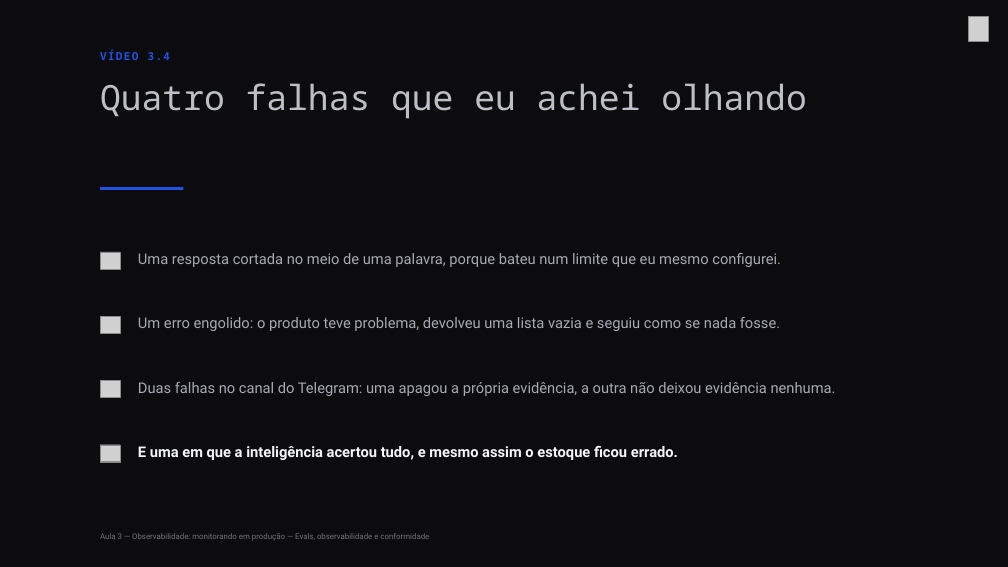
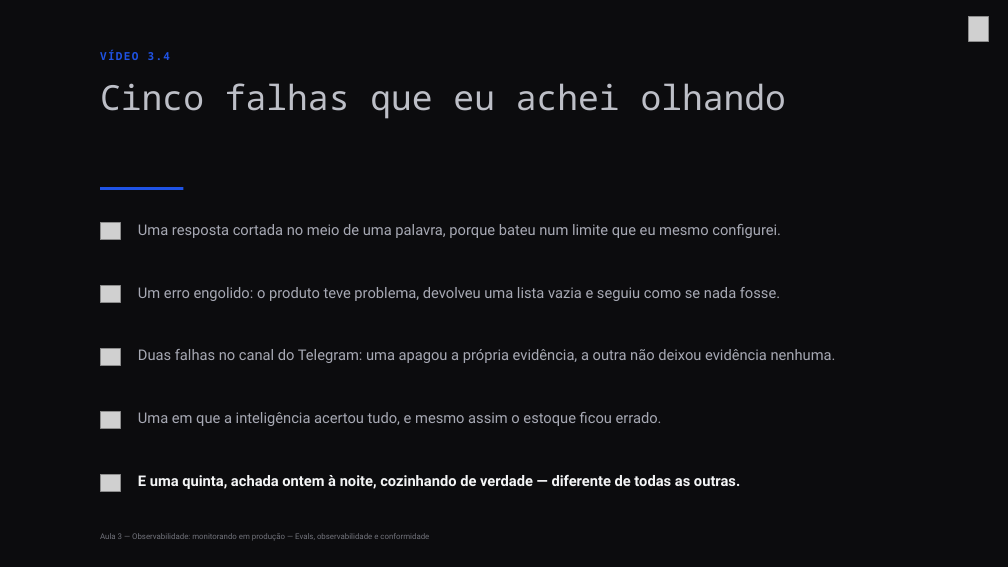
Before and after one commit to Djegao/alura-produto-ficticio, a slide deck: slide 15 of slides/aula3-alura.pptx. Drawn at 1008x567 pixels with LibreOffice and Linux fonts; fonts in the diff are those of the drawing; grey boxes stand for pictures; background and template pictures are left out. Boxes give left, top, right and bottom in pixels: in the first picture for what was removed or moved away, otherwise in the second. Text is boxed around its words. In the diff, an @@ line names an element or a change of style, - is before the commit and + after.

```diff
--- a/slides/aula3-alura.pptx
+++ b/slides/aula3-alura.pptx
@@ text at box(100, 83, 786, 119): text changed @@
-Quatro falhas que eu achei olhando
+Cinco falhas que eu achei olhando
@@ 3 pictures, 3 texts: place and size @@
-3 pictures, 3 texts at box(100, 252, 836, 397)
+3 pictures, 3 texts at box(100, 223, 836, 365)
@@ picture: place and size @@
-picture at box(100, 445, 120, 462)
+picture at box(100, 411, 120, 428)
@@ text at box(138, 412, 662, 426): text changed; text colour #F4F5F6 to #A7A9B4; bold off @@
-E uma em que a inteligência acertou tudo, e mesmo assim o estoque ficou errado.
+Uma em que a inteligência acertou tudo, e mesmo assim o estoque ficou errado.
@@ picture added at box(100, 474, 120, 491) @@
@@ text added at box(138, 475, 740, 489), 28 pt, text #F4F5F6, bold @@
+E uma quinta, achada ontem à noite, cozinhando de verdade — diferente de todas as outras.
```
Also in this commit, not shown: 1 other slide changed, 1 slide added, 2 other files.
